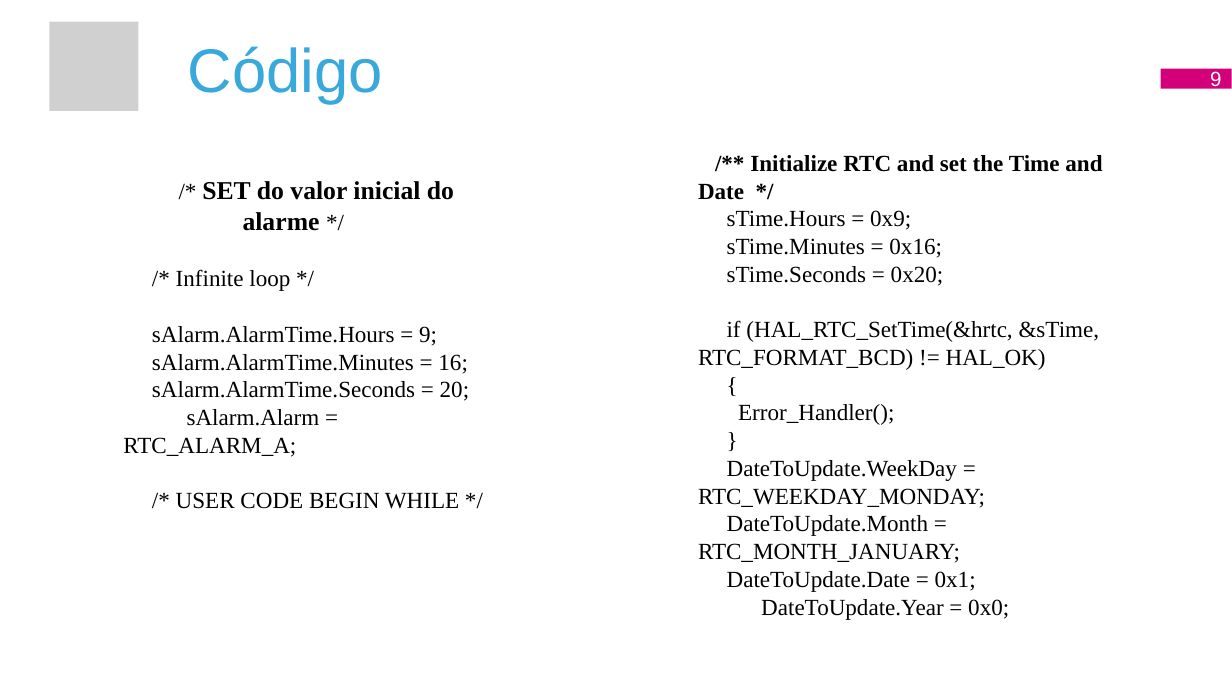
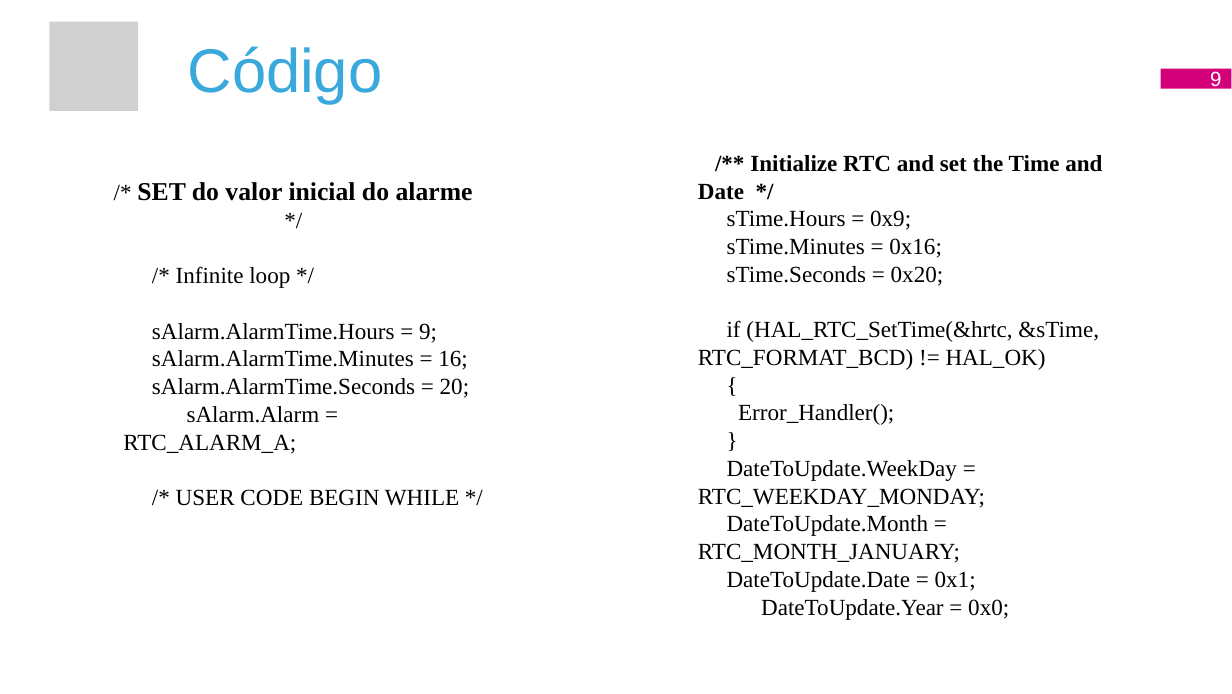
Before and after one commit to Johnvasc/BlueClock_Rel-gio_bluetooth_2020.2, a slide deck: slide 9 of RELÓGIO ALARME COM STM32F103C6.pptx. Drawn at 1232x694 pixels with LibreOffice and Linux fonts; fonts in the diff are those of the drawing; grey boxes stand for pictures; background and template pictures are left out. Boxes give left, top, right and bottom in pixels: in the first picture for what was removed or moved away, otherwise in the second. Text is boxed around its words. In the diff, an @@ line names an element or a change of style, - is before the commit and + after.

```diff
--- a/RELÓGIO ALARME COM STM32F103C6.pptx
+++ b/RELÓGIO ALARME COM STM32F103C6.pptx
@@ text "/* SET do valor inicial ..." at [123, 182, 473, 506]: indent changed @@
```
Also in this commit, not shown: 12 other slides changed, 1 other file.
